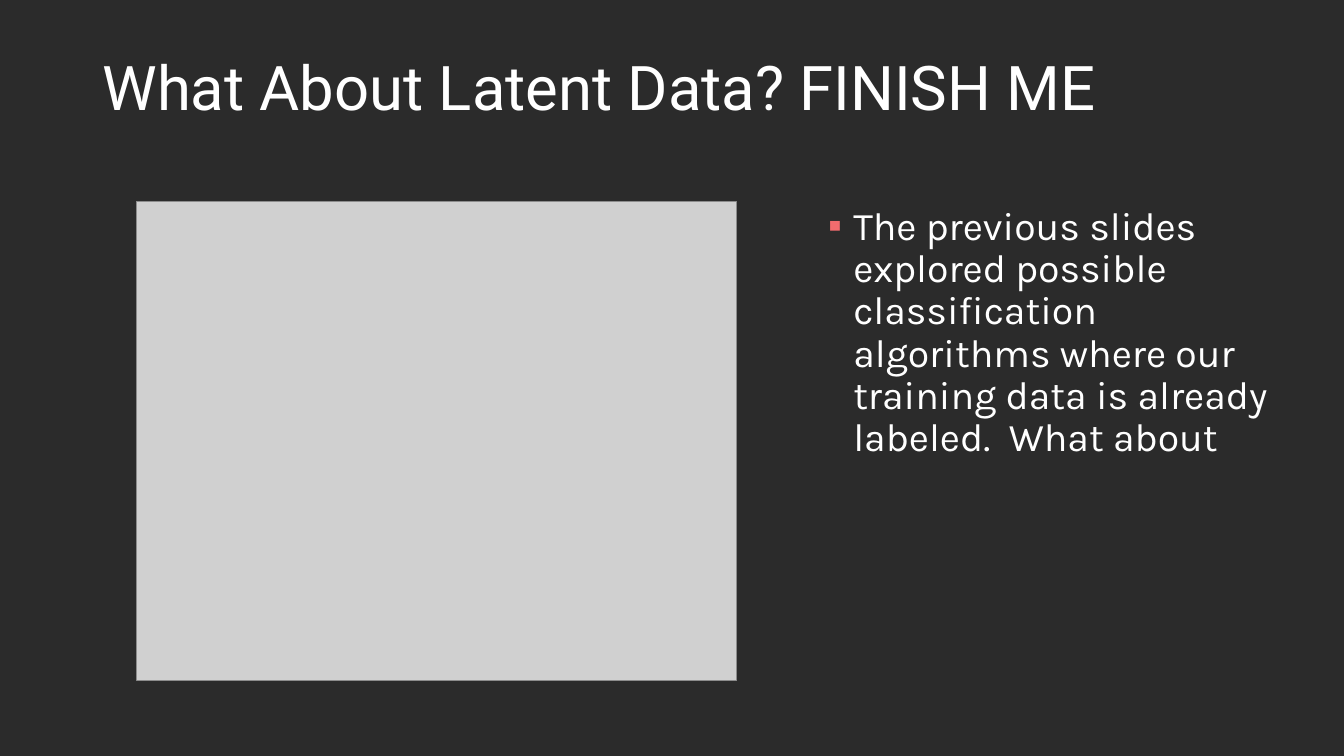
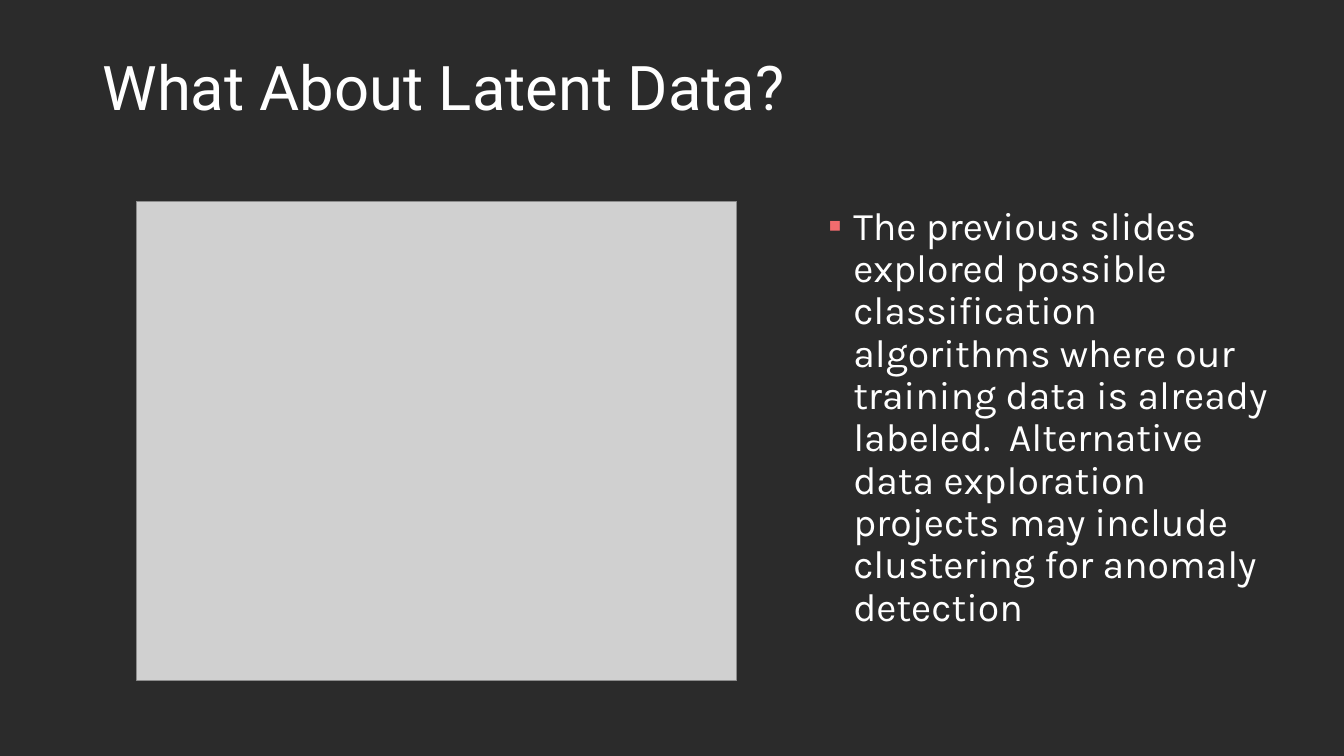
Before and after one commit to erin-valdes/EN625.742_group_project, a slide deck: slide 13 of src/presentation_v2.pptx (slide 12 before the commit). Drawn at 1344x756 pixels with LibreOffice and Linux fonts; fonts in the diff are those of the drawing; grey boxes stand for pictures; background and template pictures are left out; a plain dark background stands for a picture behind light text. Boxes give left, top, right and bottom in pixels: in the first picture for what was removed or moved away, otherwise in the second. Text is boxed around its words. In the diff, an @@ line names an element or a change of style, - is before the commit and + after.

```diff
--- a/src/presentation_v2.pptx
+++ b/src/presentation_v2.pptx
@@ title at (102,64,785,111): text changed @@
-What About Latent Data? FINISH ME
+What About Latent Data?
@@ text at (853,213,1268,622): text changed @@
-▪ The previous slides explored possible classification algorithms where our training data is already labeled. What about
+▪ The previous slides explored possible classification algorithms where our training data is already labeled. Alternative data exploration projects may include clustering for anomaly detection
```
Also in this commit, not shown: 2 other slides changed, 2 slides added, 1 slide removed.
